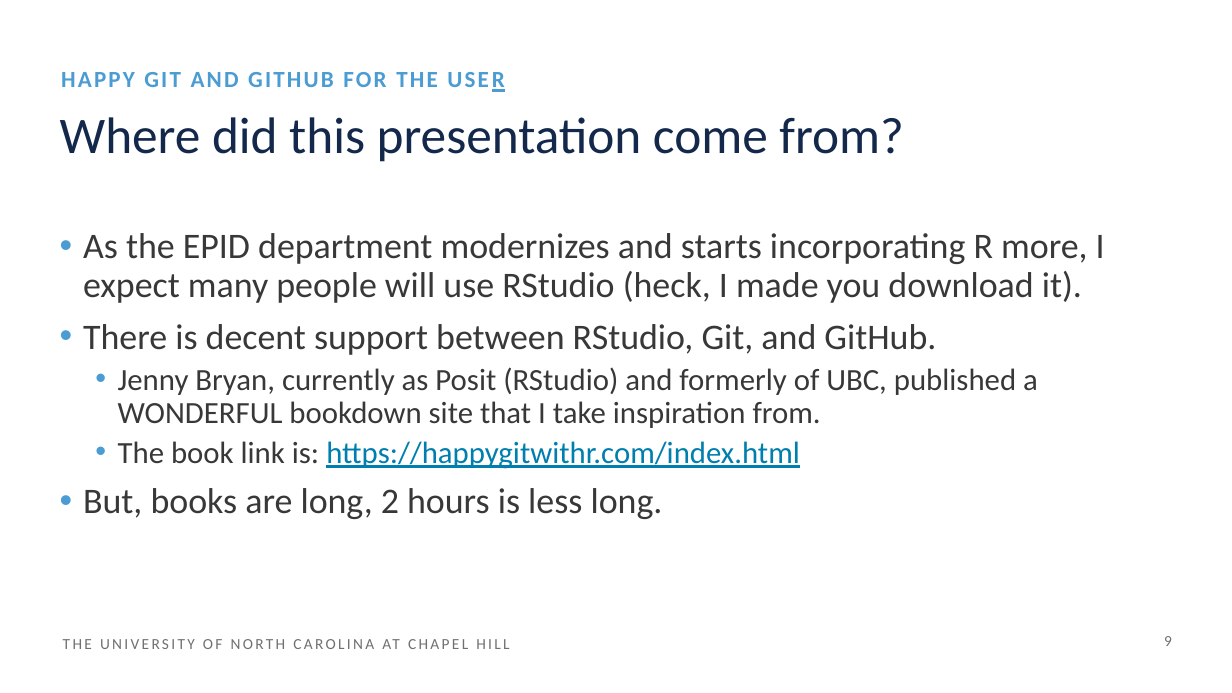
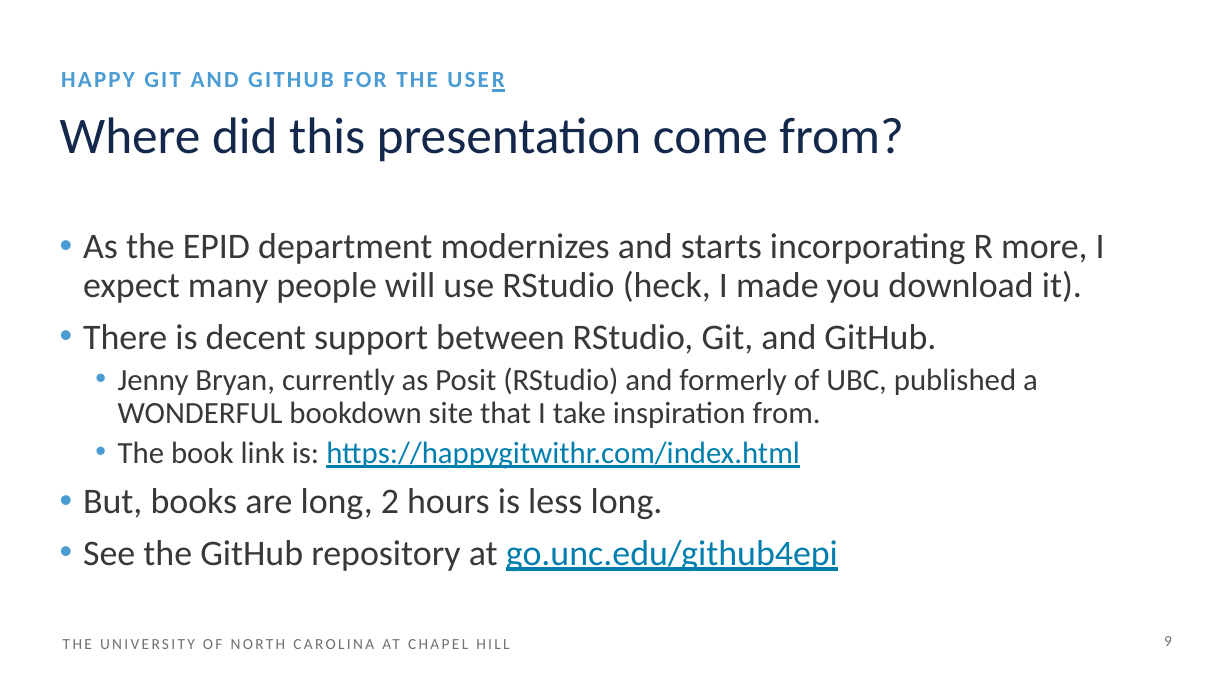
Before and after one commit to heatherhenderson/GitHub-for-Epidemiologists, a slide deck: slide 9 of GitHub for Epidemiologists.pptx. Drawn at 1232x693 pixels with LibreOffice and Linux fonts; fonts in the diff are those of the drawing. Boxes give left, top, right and bottom in pixels: in the first picture for what was removed or moved away, otherwise in the second. Text is boxed around its words. In the diff, an @@ line names an element or a change of style, - is before the commit and + after.

```diff
--- a/GitHub for Epidemiologists.pptx
+++ b/GitHub for Epidemiologists.pptx
@@ text at [83, 540, 838, 571]: paragraph added @@
+• See the GitHub repository at go.unc.edu/github4epi
```
Also in this commit, not shown: 4 other slides changed, 4 slides added, 1 other file.
